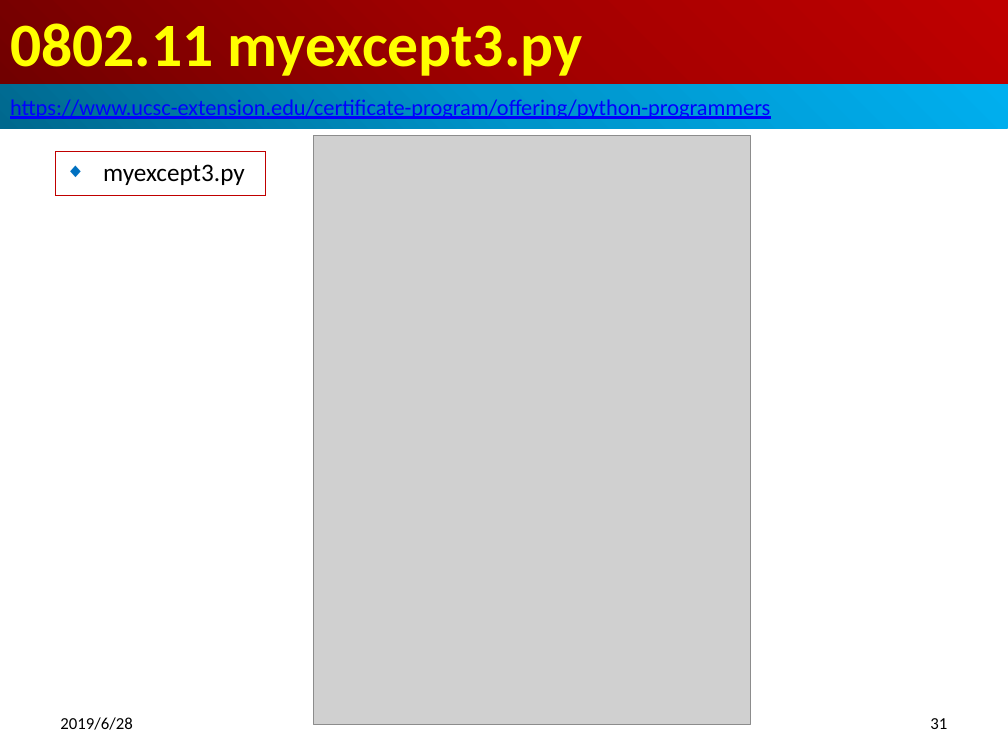
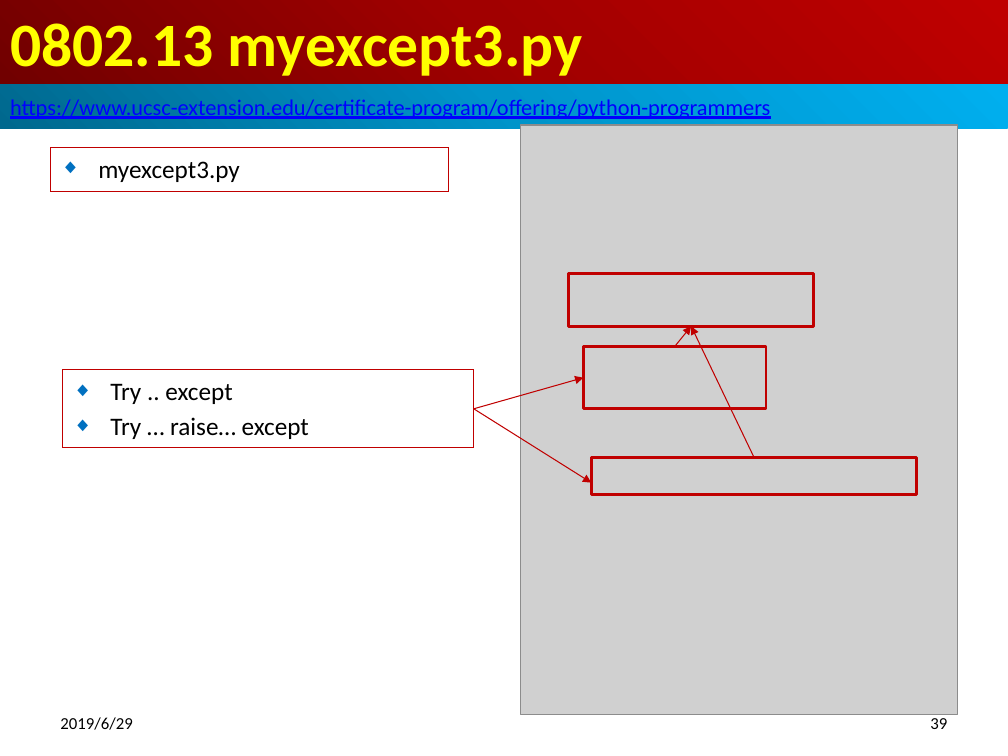
Before and after one commit to pchen0723/700-Python-Adv, a slide deck: slide 39 of 08_ModuleWrap/0802_Wrap.pptx (slide 31 before the commit). Drawn at 1008x756 pixels with LibreOffice and Linux fonts; fonts in the diff are those of the drawing; grey boxes stand for pictures. Boxes give left, top, right and bottom in pixels: in the first picture for what was removed or moved away, otherwise in the second. Text is boxed around its words. In the diff, an @@ line names an element or a change of style, - is before the commit and + after.

```diff
--- a/08_ModuleWrap/0802_Wrap.pptx
+++ b/08_ModuleWrap/0802_Wrap.pptx
@@ title at (10,23,583,76): text changed @@
-0802.11 myexcept3.py
+0802.13 myexcept3.py
@@ subtitle "myexcept3.py": place and size @@
-subtitle "myexcept3.py" at (55,151,266,196)
+subtitle "myexcept3.py" at (50,148,449,193)
@@ picture: place and size @@
-picture at (313,135,751,725)
+picture at (520,125,958,715)
@@ rectangle added at (569,273,813,327), outline #C00000 2 pt @@
@@ arrow added from (674, 347) to (691, 327), #C00000 0.75 pt @@
@@ arrow added from (754, 458) to (691, 327), #C00000 0.75 pt @@
@@ rectangle added at (584,347,766,409), outline #C00000 2 pt @@
@@ rectangle added at (62,370,474,448), fill #FFFFFF, outline #C00000 0.75 pt, 18 pt, text #000000 @@
+◆ Try .. except
+◆ Try … raise… except
@@ arrow added from (474, 409) to (584, 378), #C00000 0.75 pt @@
@@ arrow added from (474, 409) to (592, 483), #C00000 0.75 pt @@
@@ rectangle added at (592,458,917,495), outline #C00000 2 pt @@
@@ text at (60,717,132,730): text changed @@
-2019/6/28
+2019/6/29
@@ page number at (930,718,947,729): text changed @@
-31
+39
```
Also in this commit, not shown: 37 other slides changed, 18 slides added, 21 other files.
